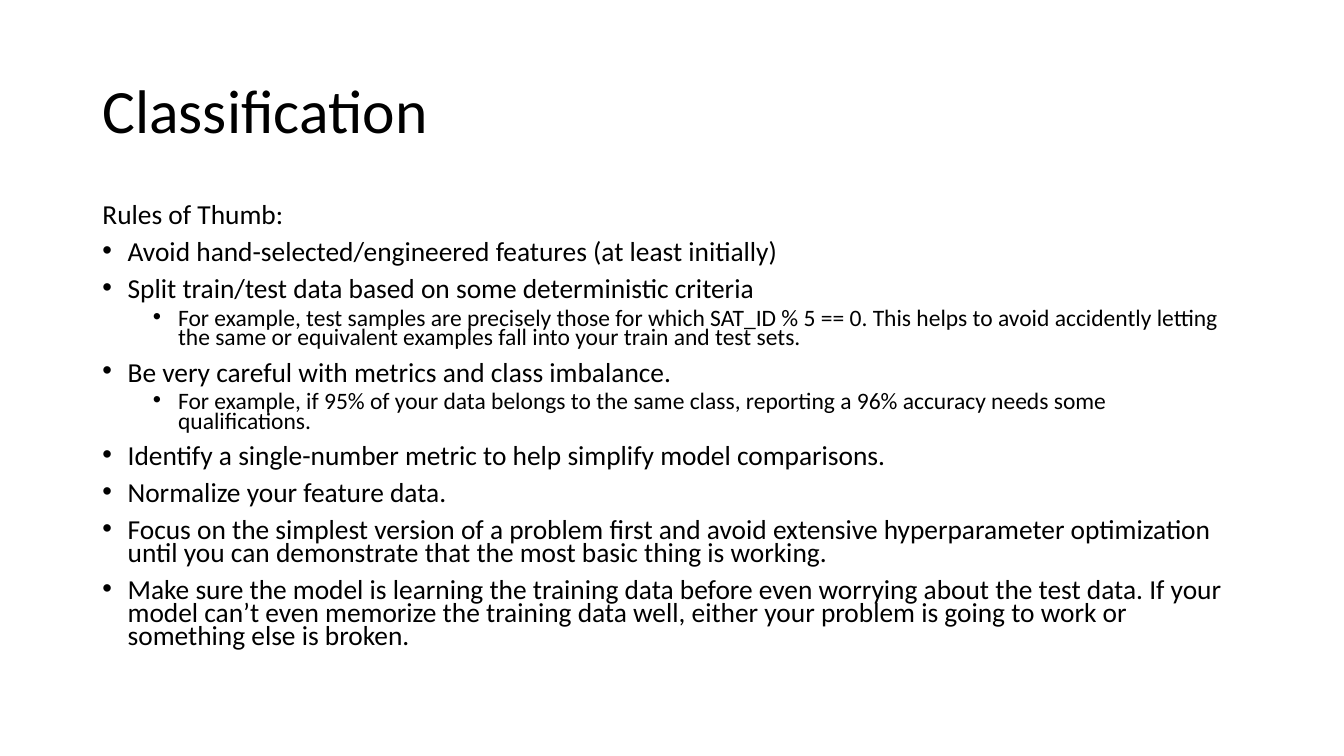
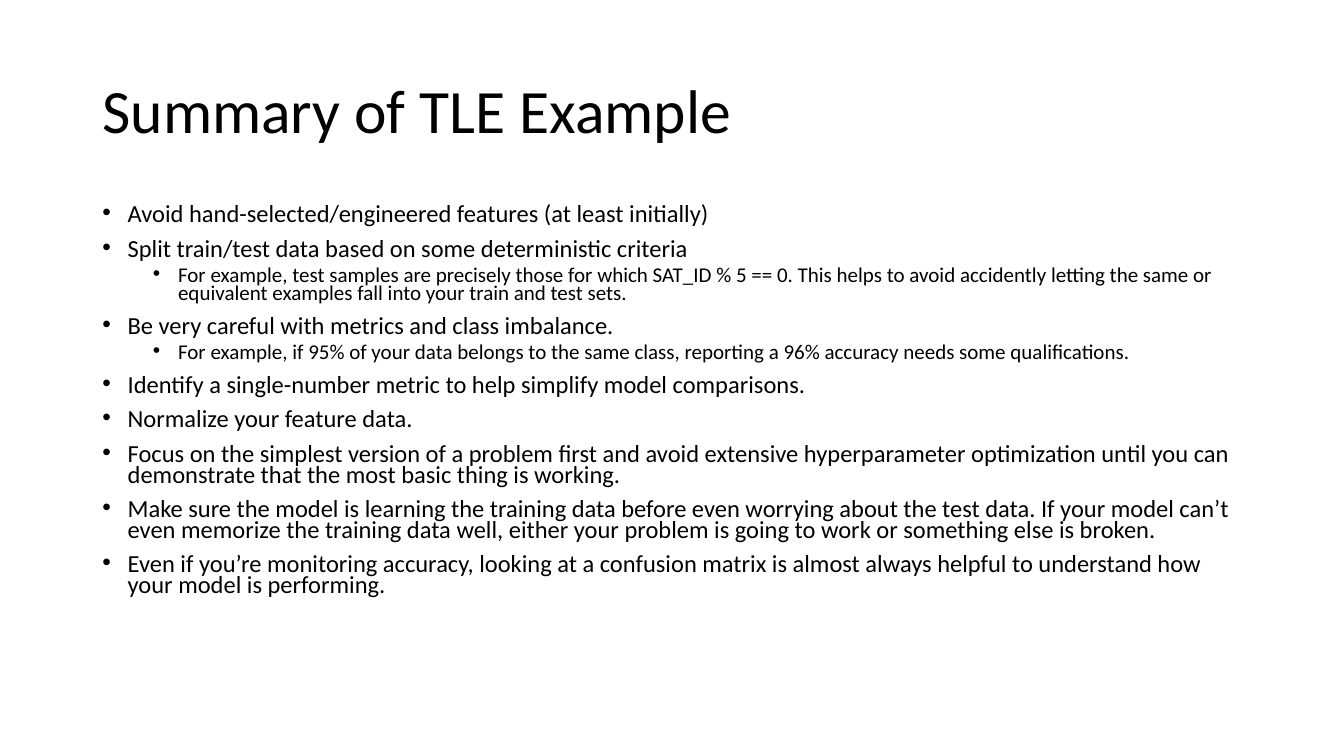
Before and after one commit to PJ7668/ml-for-ssa, a slide deck: slide 11 of ML4SSA.pptx (slide 10 before the commit). Drawn at 1344x756 pixels with LibreOffice and Linux fonts; fonts in the diff are those of the drawing. Boxes give left, top, right and bottom in pixels: in the first picture for what was removed or moved away, otherwise in the second. Text is boxed around its words. In the diff, an @@ line names an element or a change of style, - is before the commit and + after.

```diff
--- a/ML4SSA.pptx
+++ b/ML4SSA.pptx
@@ title at [102, 90, 730, 143]: text changed @@
-Classification
+Summary of TLE Example
@@ text at [102, 205, 283, 225]: paragraph removed @@
-Rules of Thumb:
@@ text at [128, 204, 1229, 543]: size 19.6 to 17.5 pt in "Avoid hand-selected/engineered features (at least initially)", "Split train/test data based on some deterministic ...", "Be very careful with metrics and class ...", "Identify a single-number metric to help simplify ..." and 3 more places; size 16.8 to 15 pt in "For example, test samples are precisely those ...", "For example, if 95% of your data ..." @@
@@ text at [128, 555, 1200, 598]: paragraph added @@
+• Even if you’re monitoring accuracy, looking at a confusion matrix is almost always helpful to understand how your model is performing.
```
Also in this commit, not shown: 5 other slides changed, 6 slides added, 3 other files.
